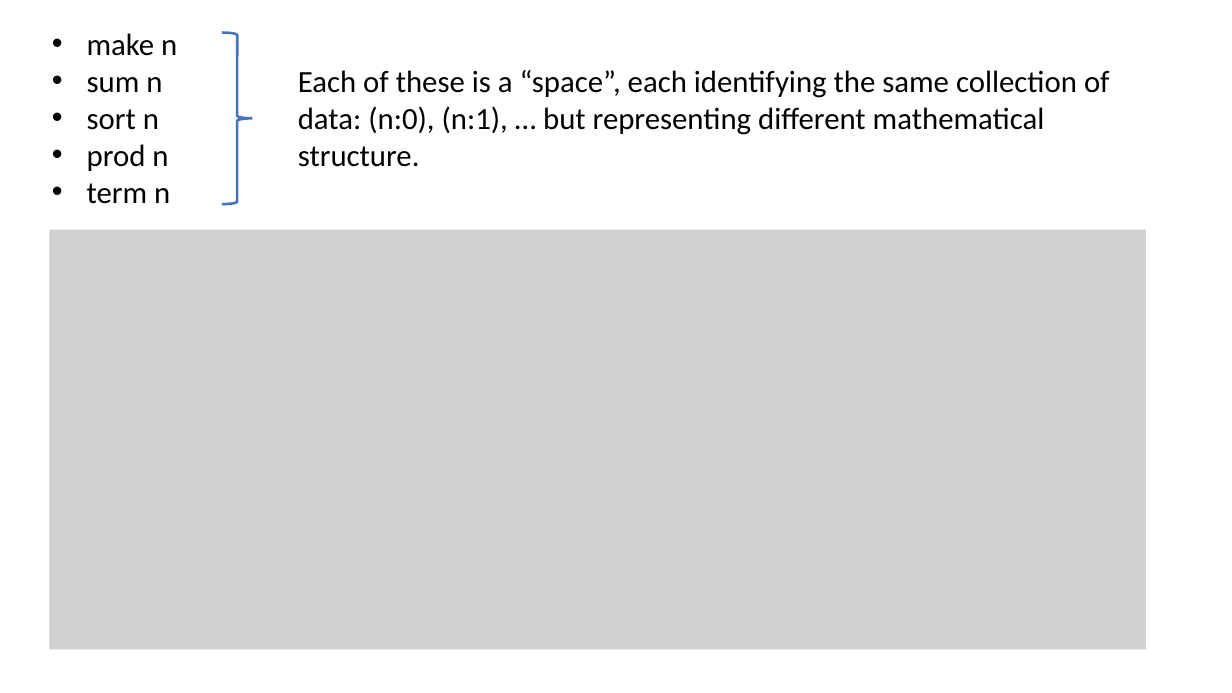
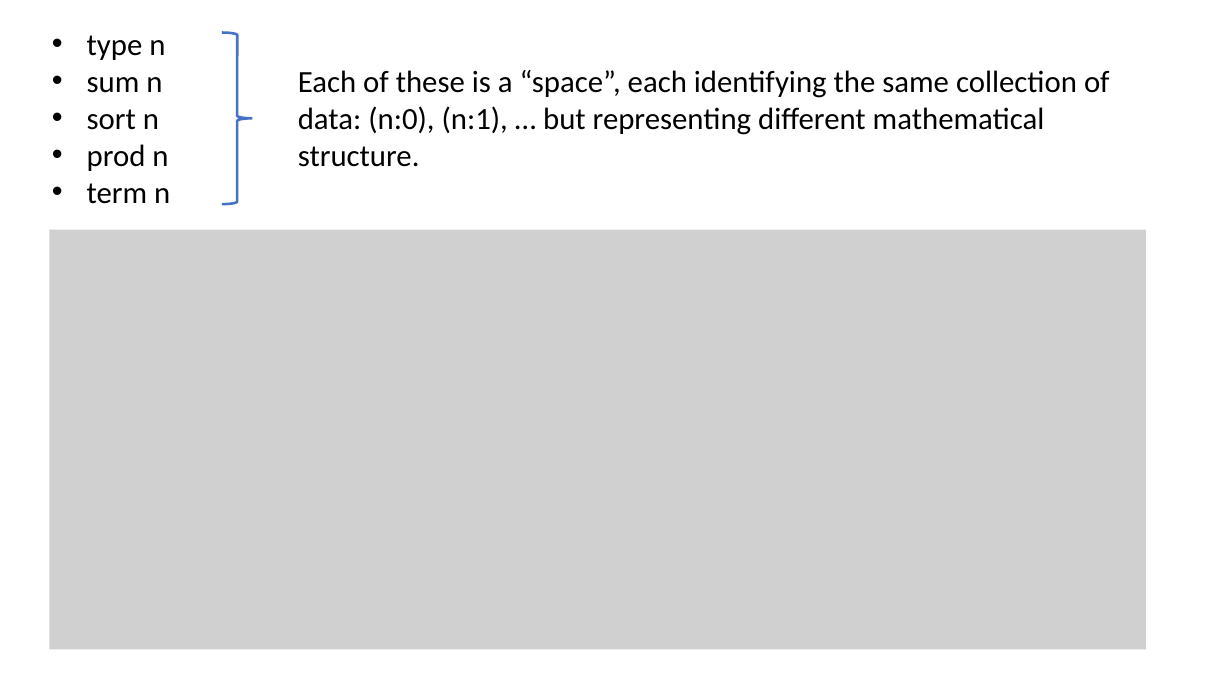
Before and after one commit to Saul-Youssef/coda, a slide deck: slide 24 of doc/talk/coda.pptx. Drawn at 1232x693 pixels with LibreOffice and Linux fonts; fonts in the diff are those of the drawing; grey boxes stand for pictures. Boxes give left, top, right and bottom in pixels: in the first picture for what was removed or moved away, otherwise in the second. Text is boxed around its words. In the diff, an @@ line names an element or a change of style, - is before the commit and + after.

```diff
--- a/doc/talk/coda.pptx
+++ b/doc/talk/coda.pptx
@@ text at [87, 35, 165, 60]: text changed @@
-• make n
+• type n
```
Also in this commit, not shown: 10 other slides changed, 5 slides added, 5 slides removed, 1 other file.
